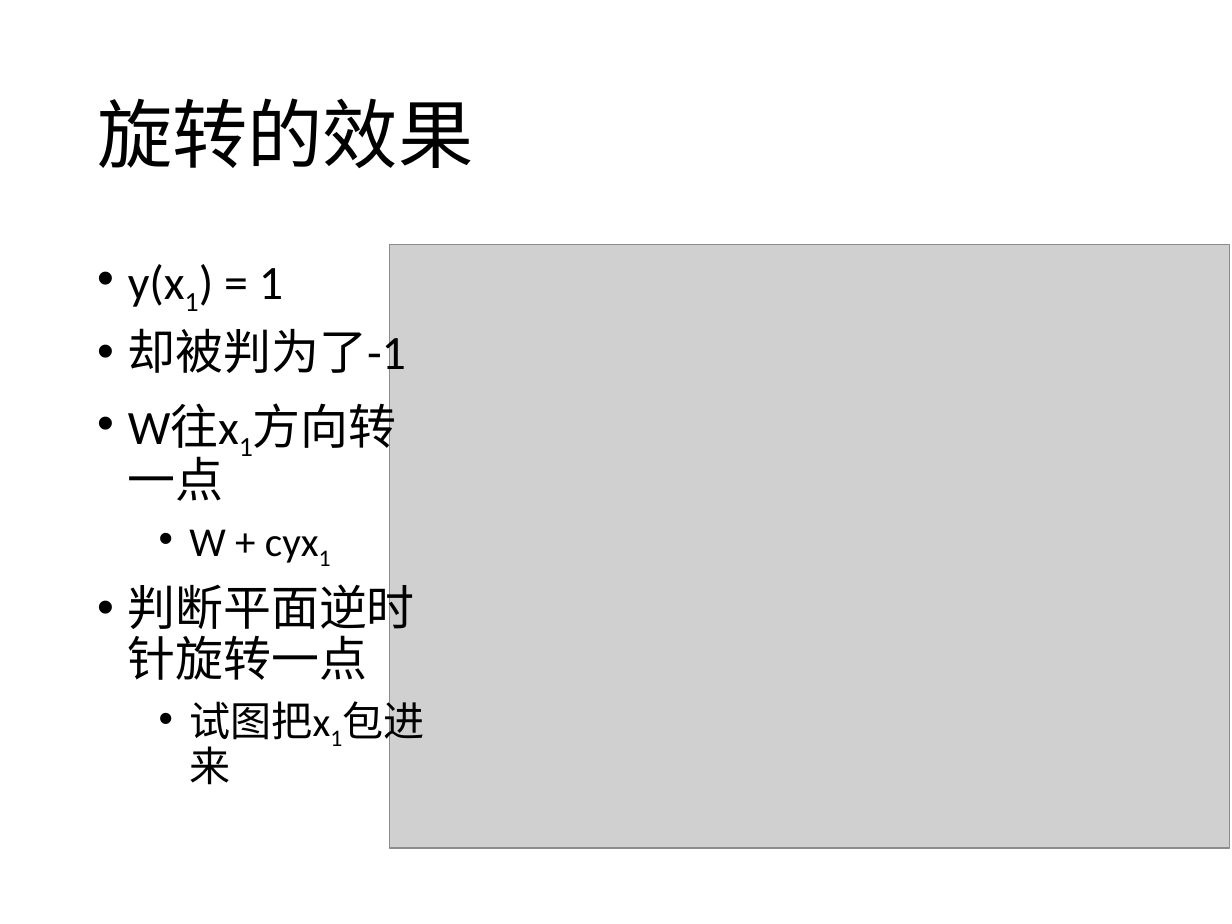
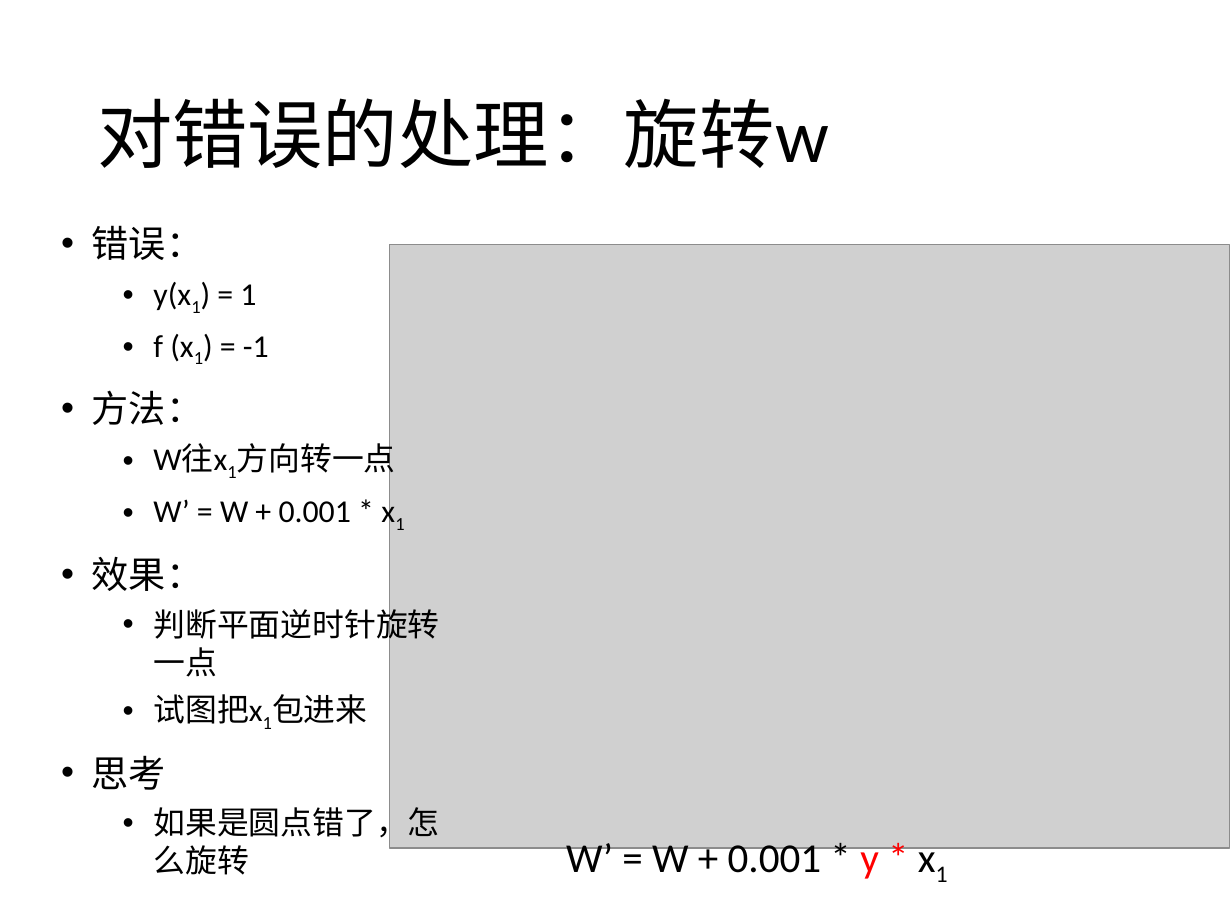
Before and after one commit to yishuai/bigalgo, a slide deck: slide 5 of ppt/6-perceptron-model.pptx (slide 4 before the commit). Drawn at 1232x924 pixels with LibreOffice and Linux fonts; fonts in the diff are those of the drawing; grey boxes stand for pictures. Boxes give left, top, right and bottom in pixels: in the first picture for what was removed or moved away, otherwise in the second. Text is boxed around its words. In the diff, an @@ line names an element or a change of style, - is before the commit and + after.

```diff
--- a/ppt/6-perceptron-model.pptx
+++ b/ppt/6-perceptron-model.pptx
@@ title at bbox=[97, 98, 829, 168]: text changed @@
-旋转的效果
+对错误的处理：旋转w
@@ text "错误：": place and size @@
-text "错误：" at bbox=[128, 264, 415, 740]
+text "错误：" at bbox=[92, 225, 439, 875]
@@ text at bbox=[92, 225, 203, 260]: paragraph added @@
+• 错误：
@@ text at bbox=[153, 282, 439, 724]: size 28 to 18.6 pt in "y(x1) = 1", "W往x1方向转一点", "判断平面逆时针旋转一点"; size 24 to 18.6 pt in "试图把x1包进来"; list level 1 to 2 in "y(x1) = 1"; line spacing 0.9 to 1; list level 1 to 2 in "W往x1方向转一点"; list level 1 to 2 in "判断平面逆时针旋转一点" @@
@@ text at bbox=[92, 335, 269, 425]: text changed; size 28 to 18.6 pt @@
-• 却被判为了-1
+  • f (x1) = -1
+• 方法：
@@ text at bbox=[92, 499, 351, 591]: text changed; size 24 to 18.6 pt @@
-  • W + cyx1
+  • W’ = W + 0.001 * x1
+• 效果：
@@ text at bbox=[92, 755, 439, 875]: paragraphs added @@
+• 思考
+  • 如果是圆点错了，怎么旋转
@@ text added at bbox=[566, 838, 879, 879], 24 pt, text #000000 @@
+  W’ = W + 0.001 * y * x1
```
Also in this commit, not shown: 3 other slides changed, 1 slide added, 8 other files.
